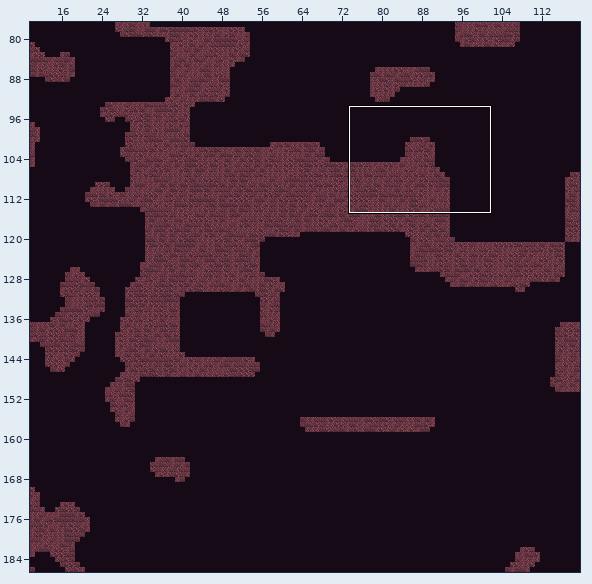
Two states of a Tiled map, android/assets/maps/level1.tmx. Above, an overview of the earlier version with the close-up marked.
Close-up. Earlier state:
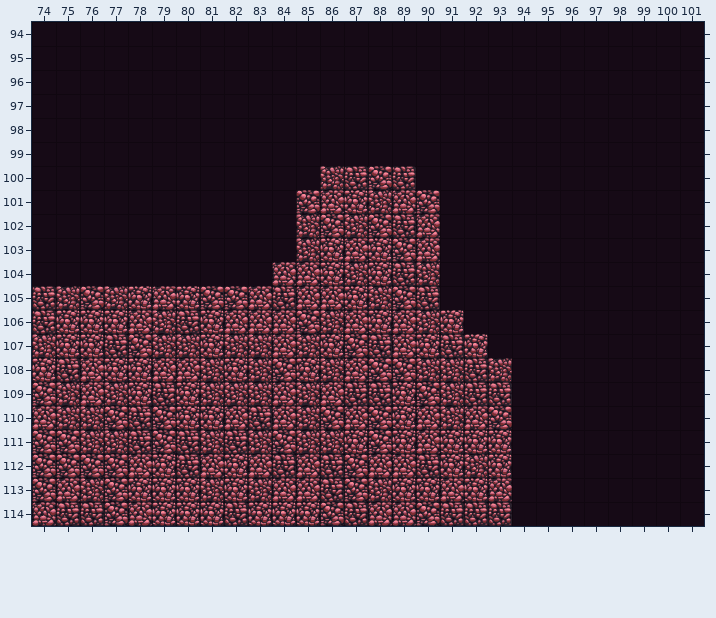
Cells are 64x64 px. Shown: x 74..101, y 94..114. The commit also changed other parts of the map, which this record leaves out.
The result:
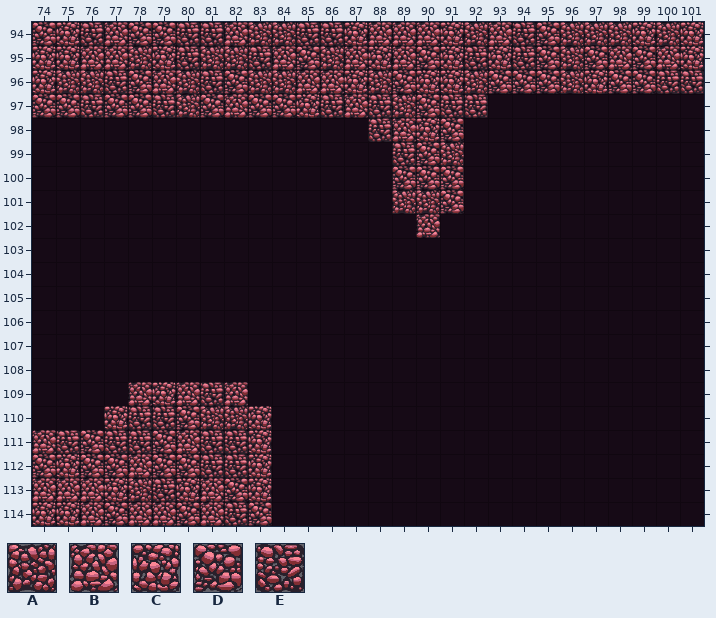
Key: from "tileMapGutter": A 5, B 6, C 7, D 8, E 9.
_ is an empty cell.
The edit:
{"where": "layer \"terrain\""}
{"y":94,"x":74,"old":"____________________________","new":"DCEBDDEEBAAEECBBBCABEDAAACAC"}
{"y":95,"x":74,"old":"____________________________","new":"CCBBACEAAEBDABCBDCECEDADBDBC"}
{"y":96,"x":74,"old":"____________________________","new":"CAAEDBAEDAABBCADCCADDDACDDEE"}
{"y":97,"x":74,"old":"___________________","new":"DDEDDEADBDDCEBEADEE"}
{"y":98,"x":88,"old":"____","new":"EBCD"}
{"y":99,"x":89,"old":"___","new":"EDA"}
{"y":100,"x":86,"old":"AEDE__","new":"___DDD"}
{"y":101,"x":85,"old":"DBCABD_","new":"____AAD"}
{"y":102,"x":85,"old":"ADADE","new":"_____"}
{"y":103,"x":85,"old":"ACBCDB","new":"______"}
{"y":104,"x":84,"old":"BBCACEA","new":"_______"}
{"y":105,"x":74,"old":"EADACBCDDBEBBCADE","new":"_________________"}
{"y":106,"x":74,"old":"ECCCBAECBBBDABCBAC","new":"__________________"}
{"y":107,"x":74,"old":"ACCEDAACAABACDEBCEC","new":"___________________"}
{"y":108,"x":74,"old":"CEBCCBBACADCABDDAAEA","new":"____________________"}
{"y":109,"x":74,"old":"DABACECAAABABEECDAEE","new":"____BCBEB___________"}
{"y":110,"x":74,"old":"BAAD","new":"___C"}
{"y":110,"x":79,"old":"DCCBEBADBDCBABD","new":"EDAAC__________"}
{"y":111,"x":74,"old":"DDAA","new":"BEDE"}
{"y":111,"x":80,"old":"EA","new":"BE"}
{"y":111,"x":83,"old":"ADAACDCBCCC","new":"C__________"}
{"y":112,"x":75,"old":"D","new":"C"}
{"y":112,"x":79,"old":"CEBCBEBEDBBECAC","new":"DDEEC__________"}
{"y":113,"x":74,"old":"D","new":"B"}
{"y":113,"x":76,"old":"ADCC","new":"BCAE"}
{"y":113,"x":81,"old":"ACABBEDACCBCB","new":"BDC__________"}
{"y":114,"x":74,"old":"BEE","new":"CCB"}
{"y":114,"x":79,"old":"CCC","new":"BDB"}
{"y":114,"x":83,"old":"CCCDEBBDEEE","new":"D__________"}
{"label":"changed","picture_box":[32,22,704,526]}
